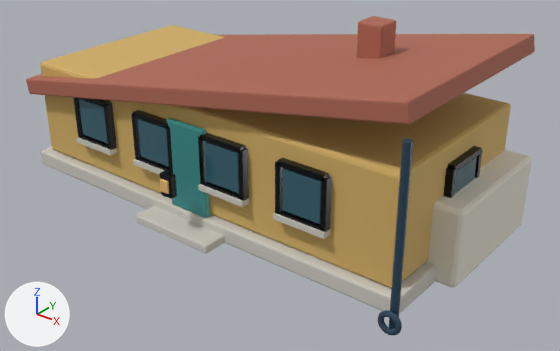
Two versions of the glTF model assets/models/realistic/RES_LOW_2x1_010.glb, one commit apart.
Rendered twice from a 50 mm lens placed at (3.33, -3.92, 2.6), pointed at (0.31, -0.15, 0.26). Every picture has the same lights, and +X, +Y and +Z are marked at lower left. The older version comes first. Objects named as collision shapes, trigger or cutter boxes, shadow casters or lower levels of detail are left out. Where no turn or scale is listed for an object, it has been applied to the vertices. Vertices at exactly the same position are counted once.

Names of what the first picture shows: 'RES_LOW_2x1_010_Visual'.
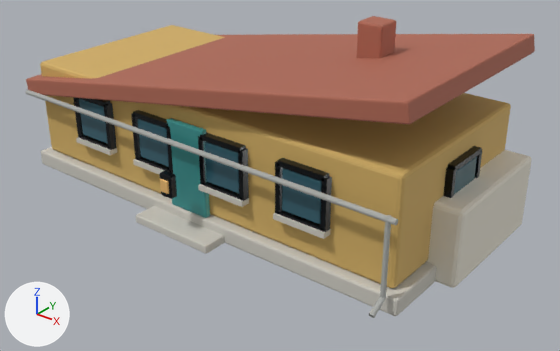
Edits to the bpy script that builds the scene:
```text
Add mat_focus_real_concrete:
    mat_focus_real_concrete = principled_material('FOCUS_REAL_CONCRETE')
    mat_focus_real_concrete.base_color = (0.42, 0.43, 0.41)  # grey #adafac
    mat_focus_real_concrete.roughness = 0.88
Change me_cube:
    used by ob_res_low_2x1_010_visual; location = (0.0, 0.0, 0.06)
    remove me_cube.from_pydata(...)  # 1704 vertices, 3128 faces; spans x -1.62..1.75, y -0.94..0.78, z -0.06..1.31
    add me_cube.from_pydata(...)  # 1592 vertices, 2896 faces; spans x -1.62..1.75, y -0.94..0.78, z -0.06..1.31
    me_cube part 1: a new loose piece, a 16-sided cylinder along z spanning x 1.534..1.566, y -0.807..-0.775, z 0.07..0.579, in mat_focus_real_concrete (grey #adafac)
    me_cube part 2: a new loose piece of 32 vertices spanning x 1.53..1.57, y -0.91..-0.78, z -0.01..0.09, in mat_focus_real_concrete (grey #adafac)
    me_cube part 3: the loose piece of 192 vertices spanning x 1.59..1.74, y -0.92..-0.89, z -0.05..0.09 is deleted
    me_cube part 4
    25 vertices are removed from x 1.64..1.69, y -0.88..-0.84, z -0.06..1.06
    74 faces are deleted
    3 vertices in x 1.69, y -0.87..-0.86, z 1.06 move by (-0.09, 0.08, -0.52)
    20 vertices move from x 1.64..1.69, y -0.88..-0.84, z 1.06 to x 1.6, y -0.81..-0.77, z 0.54..0.58
    17 vertices are added at x -1.6..1.6, y -0.79..-0.77, z 0.56..0.58
    24 new vertices lie (-3.2, 0.0, 0.0) away from vertices in x 1.64..1.69, y -0.88..-0.84, z 1.06
    106 new faces join them, mat_focus_real_concrete (grey #adafac)
    remove me_cube.materials.append(mat_focus_real_navy)  # dark blue #355065
    add me_cube.materials.append(mat_focus_real_concrete)  # grey #adafac
```

Where the change shows, as pixel boxes [x1, y1, x2, y2] in the pictures (560 x 351 px; the box of a moved part takes in the faces that stretch with it):
'RES_LOW_2x1_010_Visual', reshaped: before [26, 16, 535, 335]; after [25, 16, 535, 318]
part 1 of me_cube, added: after [380, 215, 391, 298]
part 2 of me_cube, added: after [369, 297, 386, 318]
part 3 of me_cube, deleted: before [378, 310, 402, 335]
part 4 of me_cube, moved or reshaped: before [389, 139, 413, 329]; after [25, 89, 398, 225]
